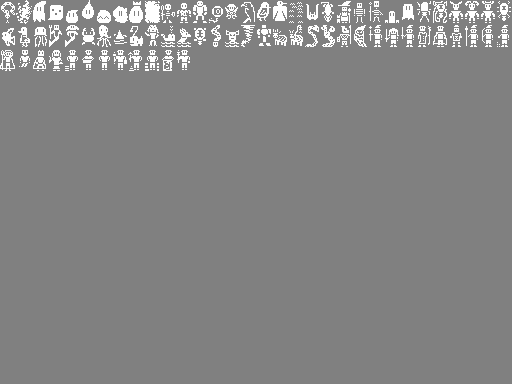
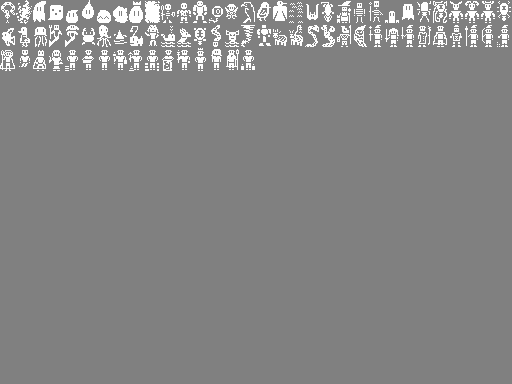
Comparing the layer stacks of the two w=512, h=384 images. Changes:
painted on "Background" over box(195, 48, 255, 71)
